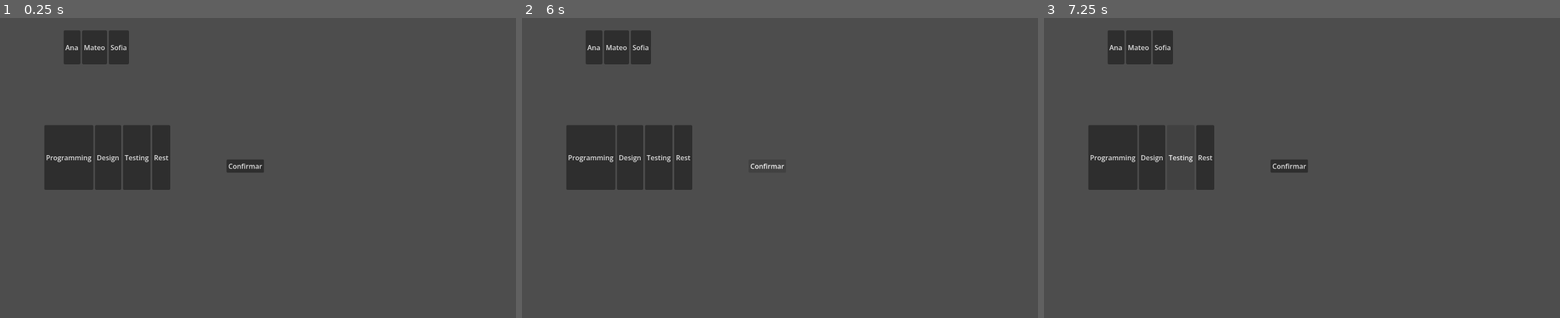
Above: before the commit, frames 1-3 (left to right).
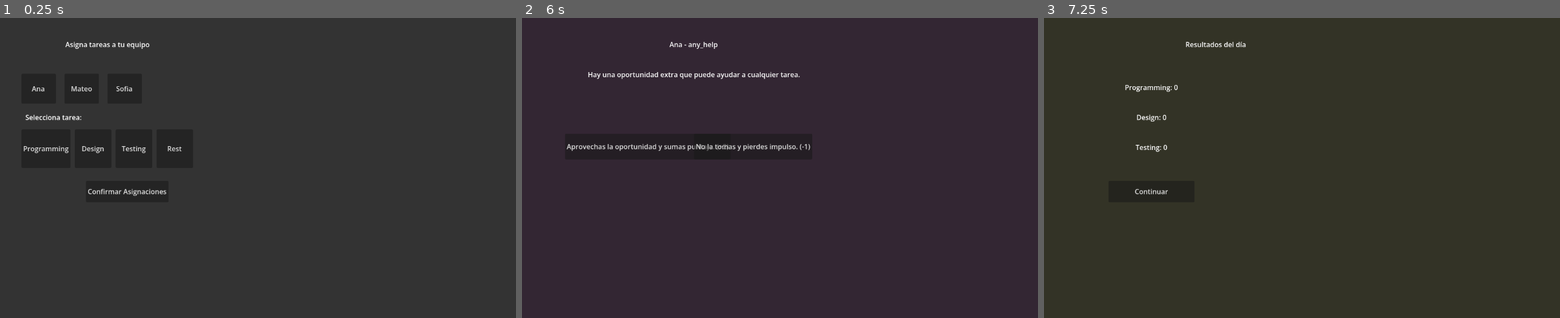
Above: after the commit, the same moments.

Repository: AldoSP/juego-habilidades-blandas
Game: Godot game, scene res://escenas/main_game.tscn
The game is run twice, just before and just after one commit, with the same random seed, the same clock (stepped at 60 frames per second) and the same inputs. Before the commit the project starts from res://escenas/test_scene.tscn.
Inputs (mouse positions are in pixels of both pictures, inside the frame that each line leads up to):
- Up to frame 1 (0.25 s): no input
- Up to frame 2 (6 s): click "Ana" at 0.5 s; click "Mateo" at 1.25 s; click "Sofia" at 2 s; click "Programming" at 2.75 s; click "Design" at 3.5 s; click "Testing" at 4.25 s; click "Rest" at 5 s; click "Confirmar" (after the commit: "Confirmar Asignaciones") at 5.75 s
- Up to frame 3 (7.25 s): click (1167, 147) at 6.5 s, where only the run after the commit has a clickable "Aprovechas la oportunidad y s…"

The runs differ from the first frame. In frame 1, 94% of the frame differs, in the area x 0-100%, y 0-100%; in frame 2, 94%; in frame 3, 95%.

Commit message:
feat: UI con todas la funcionalidades del juego

Diff:
--- /dev/null
+++ b/escenas/main_game.tscn
@@ -0,0 +1,333 @@
+[gd_scene load_steps=5 format=3 uid="uid://dg8rh4rwds15"]
+
+[ext_resource type="Script" path="res://scripts/GameManager.gd" id="1_5x4as"]
+[ext_resource type="Script" path="res://scripts/TeamSystem.gd" id="2_3h1g8"]
+[ext_resource type="Script" path="res://scripts/TaskSystem.gd" id="3_q8yk7"]
+[ext_resource type="Script" path="res://scripts/ProjectSystem.gd" id="4_p2tg3"]
+[ext_resource type="Script" path="res://scripts/UIController.gd" id="5_b4yst"]
+
+[node name="MainGame" type="Node2D"]
+
+[node name="GameManager" type="Node" parent="." node_paths=["ui"]]
+script = ExtResource("1_5x4as")
+ui = NodePath("../CanvasLayer/UIController")
+
+[node name="TeamSystem" type="Node" parent="GameManager"]
+script = ExtResource("2_3h1g8")
+
+[node name="TaskSystem" type="Node" parent="GameManager"]
+script = ExtResource("3_q8yk7")
+
+[node name="ProjectSystem" type="Node" parent="GameManager"]
+script = ExtResource("4_p2tg3")
+
+[node name="CanvasLayer" type="CanvasLayer" parent="."]
+
+[node name="UIController" type="Control" parent="CanvasLayer"]
+layout_mode = 3
+anchors_preset = 15
+anchor_right = 1.0
+anchor_bottom = 1.0
+grow_horizontal = 2
+grow_vertical = 2
+script = ExtResource("5_b4yst")
+
+[node name="AssignmentPanel" type="Control" parent="CanvasLayer/UIController"]
+layout_mode = 1
+anchors_preset = 15
+anchor_right = 1.0
+anchor_bottom = 1.0
+grow_horizontal = 2
+grow_vertical = 2
+
+[node name="ColorRect" type="ColorRect" parent="CanvasLayer/UIController/AssignmentPanel"]
+layout_mode = 1
+anchors_preset = 15
+anchor_right = 1.0
+anchor_bottom = 1.0
+grow_horizontal = 2
+grow_vertical = 2
+color = Color(0.2, 0.2, 0.2, 1)
+
+[node name="Label" type="Label" parent="CanvasLayer/UIController/AssignmentPanel"]
+layout_mode = 0
+offset_left = 50.0
+offset_top = 50.0
+offset_right = 450.0
+offset_bottom = 100.0
+text = "Asigna tareas a tu equipo"
+horizontal_alignment = 1
+
+[node name="CharactersContainer" type="HBoxContainer" parent="CanvasLayer/UIController/AssignmentPanel"]
+layout_mode = 0
+offset_left = 50.0
+offset_top = 130.0
+offset_right = 300.0
+offset_bottom = 200.0
+theme_override_constants/separation = 20
+
+[node name="Character_A" type="Button" parent="CanvasLayer/UIController/AssignmentPanel/CharactersContainer"]
+custom_minimum_size = Vector2(80, 50)
+layout_mode = 2
+text = "Ana"
+
+[node name="Character_B" type="Button" parent="CanvasLayer/UIController/AssignmentPanel/CharactersContainer"]
+custom_minimum_size = Vector2(80, 50)
+layout_mode = 2
+text = "Mateo"
+
+[node name="Character_C" type="Button" parent="CanvasLayer/UIController/AssignmentPanel/CharactersContainer"]
+custom_minimum_size = Vector2(80, 50)
+layout_mode = 2
+text = "Sofia"
+
+[node name="TaskLabel" type="Label" parent="CanvasLayer/UIController/AssignmentPanel"]
+layout_mode = 0
+offset_left = 50.0
+offset_top = 220.0
+offset_right = 200.0
+offset_bottom = 250.0
+text = "Selecciona tarea:"
+horizontal_alignment = 1
+
+[node name="TasksContainer" type="HBoxContainer" parent="CanvasLayer/UIController/AssignmentPanel"]
+layout_mode = 0
+offset_left = 50.0
+offset_top = 260.0
+offset_right = 450.0
+offset_bottom = 350.0
+theme_override_constants/separation = 10
+
+[node name="ProgrammingButton" type="Button" parent="CanvasLayer/UIController/AssignmentPanel/TasksContainer"]
+custom_minimum_size = Vector2(85, 80)
+layout_mode = 2
+text = "Programming"
+
+[node name="DesignButton" type="Button" parent="CanvasLayer/UIController/AssignmentPanel/TasksContainer"]
+custom_minimum_size = Vector2(85, 80)
+layout_mode = 2
+text = "Design"
+
+[node name="TestingButton" type="Button" parent="CanvasLayer/UIController/AssignmentPanel/TasksContainer"]
+custom_minimum_size = Vector2(85, 80)
+layout_mode = 2
+text = "Testing"
+
+[node name="RestButton" type="Button" parent="CanvasLayer/UIController/AssignmentPanel/TasksContainer"]
+custom_minimum_size = Vector2(85, 80)
+layout_mode = 2
+text = "Rest"
+
+[node name="ConfirmButton" type="Button" parent="CanvasLayer/UIController/AssignmentPanel"]
+layout_mode = 0
+offset_left = 200.0
+offset_top = 380.0
+offset_right = 350.0
+offset_bottom = 430.0
+text = "Confirmar Asignaciones"
+custom_minimum_size = Vector2(150, 50)
+
+[node name="EventPanel" type="Control" parent="CanvasLayer/UIController"]
+layout_mode = 1
+anchors_preset = 15
+anchor_right = 1.0
+anchor_bottom = 1.0
+grow_horizontal = 2
+grow_vertical = 2
+visible = false
+
+[node name="ColorRect" type="ColorRect" parent="CanvasLayer/UIController/EventPanel"]
+layout_mode = 1
+anchors_preset = 15
+anchor_right = 1.0
+anchor_bottom = 1.0
+grow_horizontal = 2
+grow_vertical = 2
+color = Color(0.2, 0.15, 0.2, 1)
+
+[node name="EventTitle" type="Label" parent="CanvasLayer/UIController/EventPanel"]
+layout_mode = 0
+offset_left = 50.0
+offset_top = 50.0
+offset_right = 750.0
+offset_bottom = 100.0
+text = "Evento"
+horizontal_alignment = 1
+
+[node name="EventDescription" type="Label" parent="CanvasLayer/UIController/EventPanel"]
+layout_mode = 0
+offset_left = 50.0
+offset_top = 120.0
+offset_right = 750.0
+offset_bottom = 220.0
+text = "Descripción del evento"
+horizontal_alignment = 1
+autowrap_mode = 2
+custom_minimum_size = Vector2(700, 100)
+
+[node name="YesButton" type="Button" parent="CanvasLayer/UIController/EventPanel"]
+layout_mode = 0
+offset_left = 100.0
+offset_top = 270.0
+offset_right = 350.0
+offset_bottom = 330.0
+text = "Sí"
+custom_minimum_size = Vector2(250, 60)
+
+[node name="NoButton" type="Button" parent="CanvasLayer/UIController/EventPanel"]
+layout_mode = 0
+offset_left = 400.0
+offset_top = 270.0
+offset_right = 650.0
+offset_bottom = 330.0
+text = "No"
+custom_minimum_size = Vector2(250, 60)
+
+[node name="ResultsPanel" type="Control" parent="CanvasLayer/UIController"]
+layout_mode = 1
+anchors_preset = 15
+anchor_right = 1.0
+anchor_bottom = 1.0
+grow_horizontal = 2
+grow_vertical = 2
+visible = false
+
+[node name="ColorRect" type="ColorRect" parent="CanvasLayer/UIController/ResultsPanel"]
+layout_mode = 1
+anchors_preset = 15
+anchor_right = 1.0
+anchor_bottom = 1.0
+grow_horizontal = 2
+grow_vertical = 2
+color = Color(0.2, 0.2, 0.15, 1)
+
+[node name="ResultsTitle" type="Label" parent="CanvasLayer/UIController/ResultsPanel"]
+layout_mode = 0
+offset_left = 50.0
+offset_top = 50.0
+offset_right = 750.0
+offset_bottom = 100.0
+text = "Resultados del día"
+horizontal_alignment = 1
+
+[node name="ProgrammingResult" type="Label" parent="CanvasLayer/UIController/ResultsPanel"]
+layout_mode = 0
+offset_left = 100.0
+offset_top = 150.0
+offset_right = 400.0
+offset_bottom = 200.0
+text = "Programming: 0"
+horizontal_alignment = 1
+
+[node name="DesignResult" type="Label" parent="CanvasLayer/UIController/ResultsPanel"]
+layout_mode = 0
+offset_left = 100.0
+offset_top = 220.0
+offset_right = 400.0
+offset_bottom = 270.0
+text = "Design: 0"
+horizontal_alignment = 1
+
+[node name="TestingResult" type="Label" parent="CanvasLayer/UIController/ResultsPanel"]
+layout_mode = 0
+offset_left = 100.0
+offset_top = 290.0
+offset_right = 400.0
+offset_bottom = 340.0
+text = "Testing: 0"
+horizontal_alignment = 1
+
+[node name="ContinueButton" type="Button" parent="CanvasLayer/UIController/ResultsPanel"]
+layout_mode = 0
+offset_left = 150.0
+offset_top = 380.0
+offset_right = 350.0
+offset_bottom = 430.0
+text = "Continuar"
+custom_minimum_size = Vector2(200, 50)
+
+[node name="GameOverPanel" type="Control" parent="CanvasLayer/UIController"]
+layout_mode = 1
+anchors_preset = 15
+anchor_right = 1.0
+anchor_bottom = 1.0
+grow_horizontal = 2
+grow_vertical = 2
+visible = false
+
+[node name="ColorRect" type="ColorRect" parent="CanvasLayer/UIController/GameOverPanel"]
+layout_mode = 1
+anchors_preset = 15
+anchor_right = 1.0
+anchor_bottom = 1.0
+grow_horizontal = 2
+grow_vertical = 2
+color = Color(0.1, 0.1, 0.2, 1)
+
+[node name="GameOverTitle" type="Label" parent="CanvasLayer/UIController/GameOverPanel"]
+layout_mode = 0
+offset_left = 50.0
+offset_top = 50.0
+offset_right = 750.0
+offset_bottom = 100.0
+text = "¡FIN DEL JUEGO!"
+horizontal_alignment = 1
+
+[node name="ProgrammingFinal" type="Label" parent="CanvasLayer/UIController/GameOverPanel"]
+layout_mode = 0
+offset_left = 100.0
+offset_top = 150.0
+offset_right = 400.0
+offset_bottom = 200.0
+text = "Programming: 0"
+horizontal_alignment = 1
+
+[node name="DesignFinal" type="Label" parent="CanvasLayer/UIController/GameOverPanel"]
+layout_mode = 0
+offset_left = 100.0
+offset_top = 220.0
+offset_right = 400.0
+offset_bottom = 270.0
+text = "Design: 0"
+horizontal_alignment = 1
+
+[node name="TestingFinal" type="Label" parent="CanvasLayer/UIController/GameOverPanel"]
+layout_mode = 0
+offset_left = 100.0
+offset_top = 290.0
+offset_right = 400.0
+offset_bottom = 340.0
+text = "Testing: 0"
+horizontal_alignment = 1
+
+[node name="RestartButton" type="Button" parent="CanvasLayer/UIController/GameOverPanel"]
+layout_mode = 0
+offset_left = 150.0
+offset_top = 380.0
+offset_right = 300.0
+offset_bottom = 430.0
+text = "Reiniciar"
+custom_minimum_size = Vector2(150, 50)
+
+[node name="QuitButton" type="Button" parent="CanvasLayer/UIController/GameOverPanel"]
+layout_mode = 0
+offset_left = 350.0
+offset_top = 380.0
+offset_right = 500.0
+offset_bottom = 430.0
+text = "Salir"
+custom_minimum_size = Vector2(150, 50)
+
+[connection signal="pressed" from="CanvasLayer/UIController/AssignmentPanel/CharactersContainer/Character_A" to="CanvasLayer/UIController" method="_on_character_pressed"]
+[connection signal="pressed" from="CanvasLayer/UIController/AssignmentPanel/CharactersContainer/Character_B" to="CanvasLayer/UIController" method="_on_character_pressed"]
+[connection signal="pressed" from="CanvasLayer/UIController/AssignmentPanel/CharactersContainer/Character_C" to="CanvasLayer/UIController" method="_on_character_pressed"]
+[connection signal="pressed" from="CanvasLayer/UIController/AssignmentPanel/TasksContainer/ProgrammingButton" to="CanvasLayer/UIController" method="_on_programming_pressed"]
+[connection signal="pressed" from="CanvasLayer/UIController/AssignmentPanel/TasksContainer/DesignButton" to="CanvasLayer/UIController" method="_on_design_pressed"]
+[connection signal="pressed" from="CanvasLayer/UIController/AssignmentPanel/TasksContainer/TestingButton" to="CanvasLayer/UIController" method="_on_testing_pressed"]
+[connection signal="pressed" from="CanvasLayer/UIController/AssignmentPanel/TasksContainer/RestButton" to="CanvasLayer/UIController" method="_on_rest_pressed"]
+[connection signal="pressed" from="CanvasLayer/UIController/AssignmentPanel/ConfirmButton" to="CanvasLayer/UIController" method="_on_confirm_button_pressed"]
+[connection signal="pressed" from="CanvasLayer/UIController/EventPanel/YesButton" to="CanvasLayer/UIController" method="_on_event_yes_pressed"]
+[connection signal="pressed" from="CanvasLayer/UIController/EventPanel/NoButton" to="CanvasLayer/UIController" method="_on_event_no_pressed"]
+[connection signal="pressed" from="CanvasLayer/UIController/ResultsPanel/ContinueButton" to="CanvasLayer/UIController" method="_on_continue_button_pressed"]
+[connection signal="pressed" from="CanvasLayer/UIController/GameOverPanel/RestartButton" to="CanvasLayer/UIController" method="_on_restart_button_pressed"]
+[connection signal="pressed" from="CanvasLayer/UIController/GameOverPanel/QuitButton" to="CanvasLayer/UIController" method="_on_quit_button_pressed"]
--- a/project.godot
+++ b/project.godot
@@ -11,7 +11,7 @@
 [application]
 
 config/name="Habilidades blandas"
-run/main_scene="uid://m0hh6rklk3ap"
+run/main_scene="res://escenas/main_game.tscn"
 config/features=PackedStringArray("4.6", "GL Compatibility")
 config/icon="res://icon.svg"
 
--- a/scripts/GameManager.gd
+++ b/scripts/GameManager.gd
@@ -2,58 +2,164 @@
 
 const EventSystem = preload("res://scripts/EventSystem.gd")
 
-#Este es el orquestrador de todo el juego
+# Este es el orquestrador de todo el juego
 
-@onready var ui = $"../UIController"
-@onready var team = $TeamSystem
-@onready var tasks = $TaskSystem
-@onready var project = $ProjectSystem
+var ui: Control
+var team: Node
+var tasks: Node
+var project: Node
+
 var event_system
-
-
-var day = 1
+var current_day = 1
 var max_days = 3
+var current_event_index = 0
+var pending_events = []
 
 func _ready():
+	# Obtener referencias a los sistemas
+	team = $TeamSystem
+	tasks = $TaskSystem
+	project = $ProjectSystem
+
+	# Obtener referencia a UI (puede estar en CanvasLayer o no)
+	ui = get_tree().root.find_child("UIController", true, false)
+	if not ui:
+		ui = get_node_or_null("../CanvasLayer/UIController")
+
 	event_system = EventSystem.new()
 	add_child(event_system)
 	event_system.connect("event_requested", Callable(self, "_on_event_requested"))
 	event_system.connect("event_resolved", Callable(self, "_on_event_resolved"))
-	run_game()
 
-func run_game():
-	while day <= max_days:
-		print("Día ", day)
+	# Conectar señales de UI
+	if ui:
+		ui.setup(team, tasks, event_system, project, self)
+		ui.connect("tasks_assigned", Callable(self, "_on_tasks_assigned"))
+		ui.connect("event_decision_made", Callable(self, "_on_event_decision_made"))
 
-		assign_tasks()
-		for c in team.characters:
-			c.event_modifier = 0
-			var event = event_system.maybe_trigger_random_event(c, c.assigned_task)
-			if event:
-				var decision = ask_player_decision(c, event)
-				event_system.resolve_event(c, event, decision)
+	start_day()
 
-		var results = tasks.resolve_all(team.characters)
-		project.apply_results(results)
+func start_day():
+	print("\n=== DÍA ", current_day, " ===")
+	if ui:
+		print("Esperando asignación de tareas...")
 
-		print(results)
+func _on_tasks_assigned():
+	"""Se llamó cuando el jugador confirmó las tareas"""
+	print("\nTareas asignadas. Comenzando cálculo...")
+	process_events()
 
-		day += 1
+func process_events():
+	"""Genera y procesa los eventos del día"""
+	pending_events = []
 
-func assign_tasks():
+	# Generar eventos para cada personaje
 	for c in team.characters:
-		# Temporal: asignación automática
-		c.assigned_task = ["programming", "design", "testing"].pick_random()
-		print(c.name, " Assigned to ", c.assigned_task)
+		c.event_modifier = 0
+		var event = event_system.maybe_trigger_random_event(c, c.assigned_task)
+		if event:
+			pending_events.append({
+				"character": c,
+				"event": event
+			})
 
-func ask_player_decision(character, event):
-	print("Evento aleatorio para ", character.name, ": ", event.description)
-	print("  Sí -> ", event.yes_text, " (", event.yes_delta, ")")
-	print("  No -> ", event.no_text, " (", event.no_delta, ")")
+	print("Eventos generados: ", pending_events.size())
 
-	# Por ahora se simula siempre una respuesta sí.
-	# Más adelante reemplazar con UI o entrada interactiva.
-	return true
+	if pending_events.is_empty():
+		# No hay eventos, ir directamente a calcular
+		calculate_tasks()
+	else:
+		# Mostrar el primer evento
+		current_event_index = 0
+		show_next_event()
+
+func show_next_event():
+	"""Muestra el siguiente evento o termina el procesamiento"""
+	if current_event_index >= pending_events.size():
+		# Ya se procesaron todos los eventos
+		calculate_tasks()
+		return
+
+	var event_data = pending_events[current_event_index]
+	var character = event_data["character"]
+	var event = event_data["event"]
+
+	print("\nEvento para ", character.name, ": ", event.description)
+	print("  Sí: ", event.yes_text)
+	print("  No: ", event.no_text)
+
+	# Mostrar en UI si está disponible
+	if ui:
+		ui.show_event_decision(character, event, current_event_index)
+	else:
+		# Si no hay UI, simular una decisión
+		var decision = randf() > 0.5
+		_on_event_decision_made(current_event_index, decision)
+
+func _on_event_decision_made(event_index, decision):
+	"""Se llamó cuando el jugador tomó una decisión sobre un evento"""
+	if event_index != current_event_index:
+		return
+
+	var event_data = pending_events[current_event_index]
+	var character = event_data["character"]
+	var event = event_data["event"]
+
+	event_system.resolve_event(character, event, decision)
+	print(character.name, " decidió: ", "Sí" if decision else "No")
+
+	# Ocultar panel de evento
+	if ui:
+		ui._show_event_panel(false)
+
+	current_event_index += 1
+
+	# Pequeño delay para evitar problemas de UI cuando hay eventos consecutivos
+	await get_tree().process_frame
+	show_next_event()
+
+func calculate_tasks():
+	"""Calcula los resultados de las tareas del día"""
+	print("\nCalculando resultados...")
+	var results = tasks.resolve_all(team.characters)
+
+	if ui:
+		ui.show_results(results)
+
+	# Aplicar resultados al proyecto
+	project.apply_results(results)
+
+	end_day()
+
+func end_day():
+	"""Finaliza el día"""
+	print("\nFin del día ", current_day)
+	print("Estado del proyecto:")
+	print("  Programming: ", project.programming)
+	print("  Design: ", project.design)
+	print("  Testing: ", project.testing)
+
+	current_day += 1
+
+	if current_day <= max_days:
+		# Iniciar el siguiente día
+		print("\nPresiona cualquier botón para el siguiente día...")
+		start_day()
+	else:
+		print("\n=== FIN DEL JUEGO ===")
+		print("Proyecto final:")
+		print("  Programming: ", project.programming)
+		print("  Design: ", project.design)
+		print("  Testing: ", project.testing)
+
+		# Mostrar pantalla de fin de juego
+		if ui:
+			var final_stats = {
+				"programming": project.programming,
+				"design": project.design,
+				"testing": project.testing
+			}
+			ui.show_game_over(final_stats)
 
 func _on_event_requested(character, _event):
 	print("[Evento solicitado] ", character.name)
--- a/scripts/TaskSystem.gd
+++ b/scripts/TaskSystem.gd
@@ -32,6 +32,12 @@
 		if c.assigned_task == null:
 			continue
 
+		if c.assigned_task == "rest":
+			# Rest no contribuye puntos al proyecto, pero restaura energía
+			c.energy += 20  # Restaurar más energía que lo que se pierde
+			c.event_modifier = 0
+			continue
+
 		var value = calculate_task(c, c.assigned_task)
 		results[c.assigned_task] += value
 		c.energy -= 10
--- a/scripts/UIController.gd
+++ b/scripts/UIController.gd
@@ -1,21 +1,56 @@
 extends Control
 
+# Señales del flujo principal
 signal tasks_assigned
+signal task_calculation_started
+signal event_processing_started
+signal day_finished
+signal game_finished
+
+signal start_project_requested
+signal continue_to_tasks_requested
+signal continue_to_calculation_requested
+signal continue_to_events_requested
+signal continue_to_finish_day_requested
+signal event_decision_made(character_index, decision)
 
 var team_system
 var task_system
+var event_system
+var project_system
+var game_manager
+
 var selected_character = null
 var characters = {}
+var character_names = ["Ana", "Mateo", "Sofia"]
+
+# Referencia a los paneles
+var assignment_panel
+var event_panel
+var results_panel
+var game_over_panel
+
+# Estado del evento actual
+var current_event_data = null
+var current_event_index = 0
 
 func _ready():
 	# Inicializamos personajes
-	characters["Ana"] = {"task": null}
-	characters["Mateo"] = {"task": null}
-	characters["Sofia"] = {"task": null}
-
-func setup(team, task_sys):
+	for name in character_names:
+		characters[name] = {"task": null}
+
+	# Obtener referencias a los paneles
+	assignment_panel = $AssignmentPanel
+	event_panel = $EventPanel
+	results_panel = $ResultsPanel
+	game_over_panel = $GameOverPanel
+
+func setup(team, task_sys, event_sys, project_sys, gm):
 	team_system = team
 	task_system = task_sys
+	event_system = event_sys
+	project_system = project_sys
+	game_manager = gm
 
 func assign_task(task_name):
 	if selected_character == null:
@@ -29,7 +64,6 @@
 	selected_character = button.text
 	print("Seleccionado: ", selected_character)
 
-
 func _on_programming_pressed():
 	assign_task("programming")
 
@@ -45,4 +79,126 @@
 func _on_confirm_button_pressed():
 	print("Asignaciones finales:")
 	print(characters)
+
+	# Aplicar asignaciones a los personajes del team_system
+	if team_system:
+		for i in range(team_system.characters.size()):
+			var character = team_system.characters[i]
+			if character.name in characters:
+				character.assigned_task = characters[character.name]["task"]
+				print("Aplicado: ", character.name, " -> ", character.assigned_task)
+
+	# Ocultar panel de asignación y mostrar evento (si hay)
+	_show_assignment_panel(false)
+
 	emit_signal("tasks_assigned")
+
+func show_event_decision(character, event, event_index):
+	"""Muestra una UI con la decisión del evento"""
+	current_event_data = {
+		"character": character,
+		"event": event,
+		"index": event_index
+	}
+	current_event_index = event_index
+
+	print("Mostrando evento para ", character.name, ": ", event.description)
+
+	# Actualizar UI del evento
+	var event_title = event_panel.get_node("EventTitle")
+	var event_description = event_panel.get_node("EventDescription")
+	var yes_button = event_panel.get_node("YesButton")
+	var no_button = event_panel.get_node("NoButton")
+
+	event_title.text = character.name + " - " + event.id
+	event_description.text = event.description
+	yes_button.text = event.yes_text + " (+%d)" % event.yes_delta
+	no_button.text = event.no_text + " (%d)" % event.no_delta
+
+	# Mostrar panel de evento
+	_show_event_panel(true)
+
+func _on_event_yes_pressed():
+	if current_event_data:
+		emit_signal("event_decision_made", current_event_index, true)
+		# No ocultar el panel inmediatamente, dejar que GameManager lo maneje
+
+func _on_event_no_pressed():
+	if current_event_data:
+		emit_signal("event_decision_made", current_event_index, false)
+		# No ocultar el panel inmediatamente, dejar que GameManager lo maneje
+
+func show_results(results):
+	"""Muestra los resultados del día"""
+	print("Mostrando resultados del día")
+
+	# Actualizar etiquetas de resultados
+	var prog_label = results_panel.get_node("ProgrammingResult")
+	var design_label = results_panel.get_node("DesignResult")
+	var testing_label = results_panel.get_node("TestingResult")
+
+	prog_label.text = "Programming: %d" % results["programming"]
+	design_label.text = "Design: %d" % results["design"]
+	testing_label.text = "Testing: %d" % results["testing"]
+
+	# Mostrar panel de resultados
+	_show_results_panel(true)
+
+func _on_continue_button_pressed():
+	print("Continuando a próximo día")
+	_show_results_panel(false)
+	_show_assignment_panel(true)
+
+	# Limpiar asignaciones para el nuevo día
+	for name in character_names:
+		characters[name]["task"] = null
+
+	# Reiniciar el siguiente día
+	if game_manager:
+		game_manager.start_day()
+
+func show_game_over(final_stats):
+	"""Muestra la pantalla de fin de juego"""
+	print("Mostrando pantalla de fin de juego")
+
+	_show_results_panel(false)
+	_show_event_panel(false)
+	_show_assignment_panel(false)
+
+	# Actualizar etiquetas de fin de juego
+	var title = game_over_panel.get_node("GameOverTitle")
+	var prog_label = game_over_panel.get_node("ProgrammingFinal")
+	var design_label = game_over_panel.get_node("DesignFinal")
+	var testing_label = game_over_panel.get_node("TestingFinal")
+
+	title.text = "¡FIN DEL JUEGO!"
+	prog_label.text = "Programming: %d" % final_stats["programming"]
+	design_label.text = "Design: %d" % final_stats["design"]
+	testing_label.text = "Testing: %d" % final_stats["testing"]
+
+	_show_game_over_panel(true)
+
+func _on_restart_button_pressed():
+	print("Reiniciando juego")
+	get_tree().reload_current_scene()
+
+func _on_quit_button_pressed():
+	print("Saliendo del juego")
+	get_tree().quit()
+
+# Funciones auxiliares para mostrar/ocultar paneles
+func _show_assignment_panel(visible: bool):
+	if assignment_panel:
+		assignment_panel.visible = visible
+
+func _show_event_panel(visible: bool):
+	if event_panel:
+		event_panel.visible = visible
+
+func _show_results_panel(visible: bool):
+	if results_panel:
+		results_panel.visible = visible
+
+func _show_game_over_panel(visible: bool):
+	if game_over_panel:
+		game_over_panel.visible = visible
Not shown, added: GAME_FLOW.md
